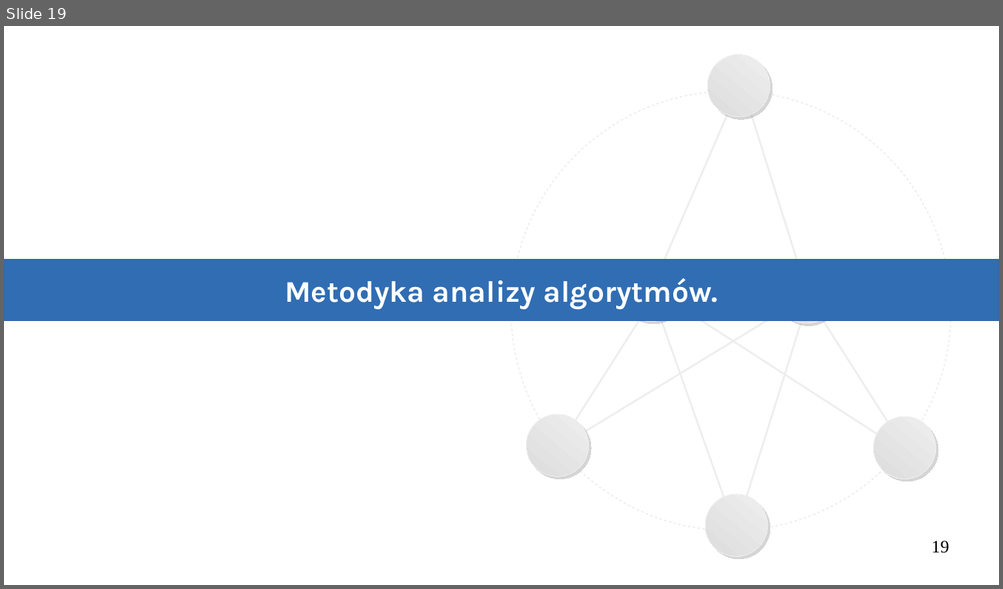
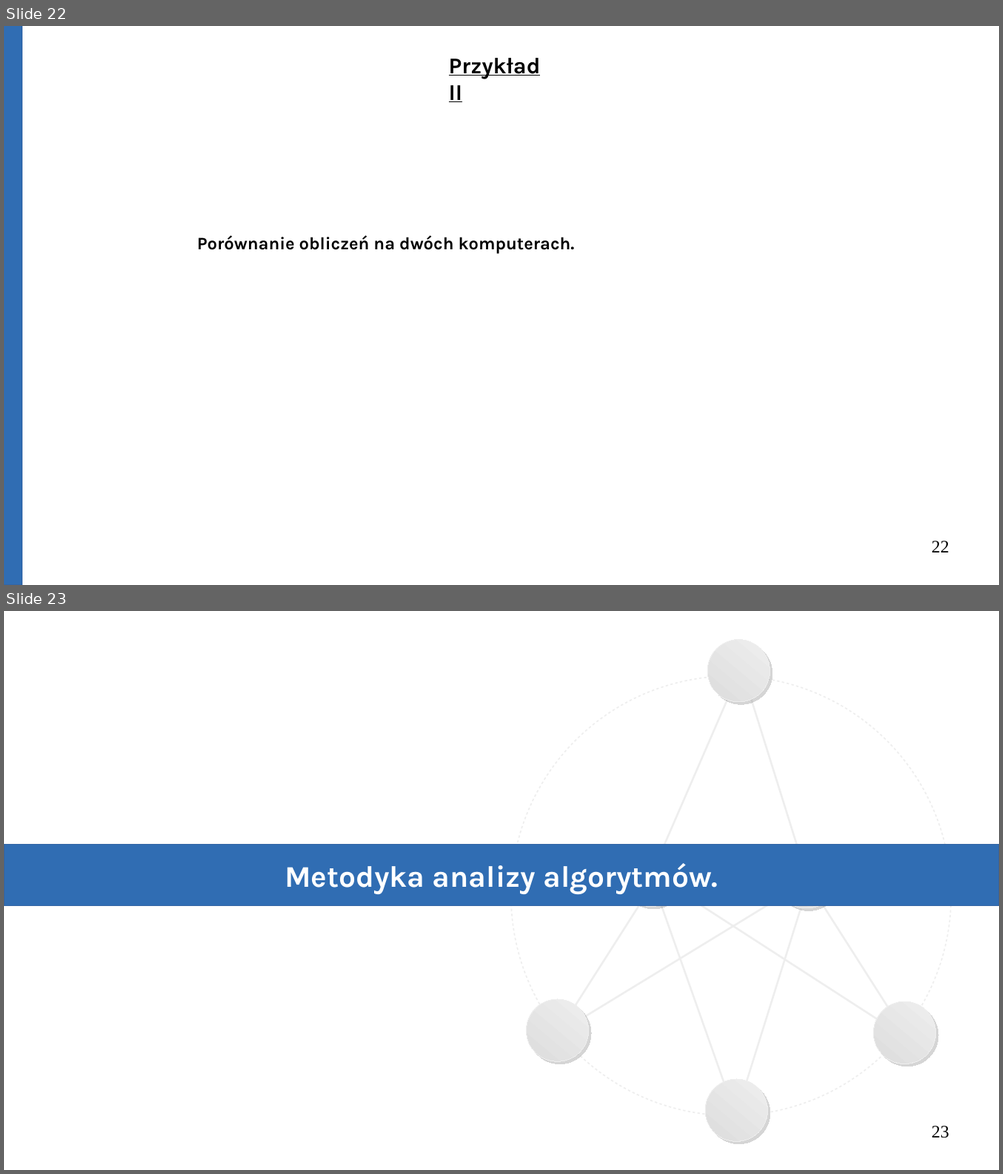
Before and after one commit to Michael-Wisniewski/algorithmic-workshop, a slide deck: gotowa.odp. Shown one above the other, each under a label of ours: slide 19 before the commit, slides 22 and 23 after it. The pictures are 1003x589 and 1003x1174 pixels, drawn with LibreOffice and Linux fonts; fonts in the diff are those of the drawing. Boxes give left, top, right and bottom in pixels: in the first picture for what was removed or moved away, otherwise in the second. Text is boxed around its words. In the diff, an @@ line names an element or a change of style, - is before the commit and + after.

```diff
--- a/gotowa.odp
+++ b/gotowa.odp
@@ slide 22 added at (x1=4, y1=26, x2=999, y2=585), background #FFFFFF @@
@@ rectangle added at (x1=4, y1=26, x2=22, y2=585), fill #306DB3, outline #3465A4 0 pt @@
@@ text added at (x1=449, y1=58, x2=540, y2=102), 18 pt, text #000000, bold, underline @@
+Przykład II
@@ text added at (x1=197, y1=235, x2=575, y2=254), 14 pt, text #000000, bold @@
+Porównanie obliczeń na dwóch komputerach.
@@ page number added at (x1=931, y1=541, x2=949, y2=553), 14 pt, text #000000 @@
+22
@@ what was slide 19 is now slide 23 @@
@@ page number at (x1=931, y1=1126, x2=949, y2=1139): text changed @@
-19
+23
```
Also in this commit, not shown: 1 slide changed, 4 other slides added, 1 slide removed.
